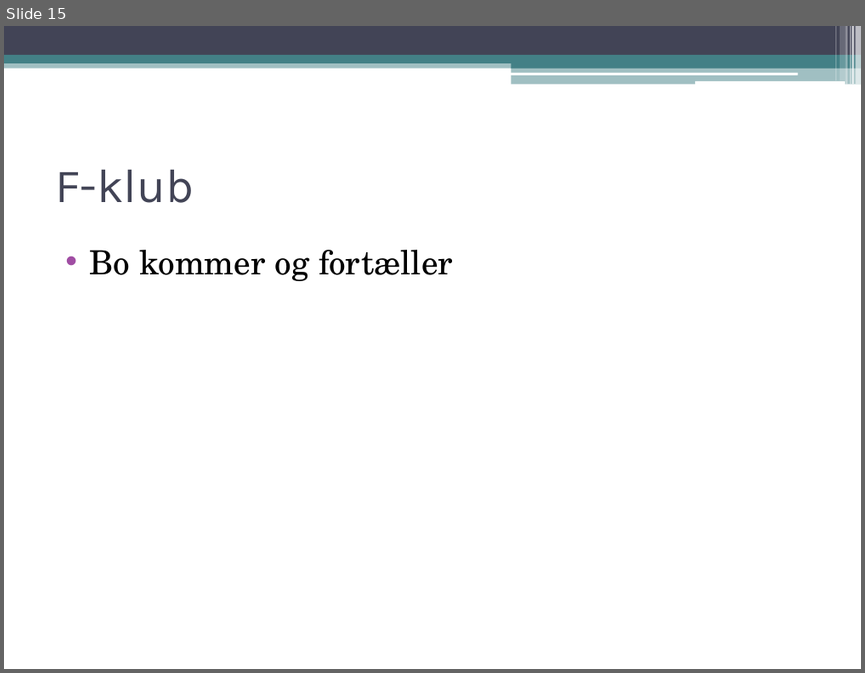
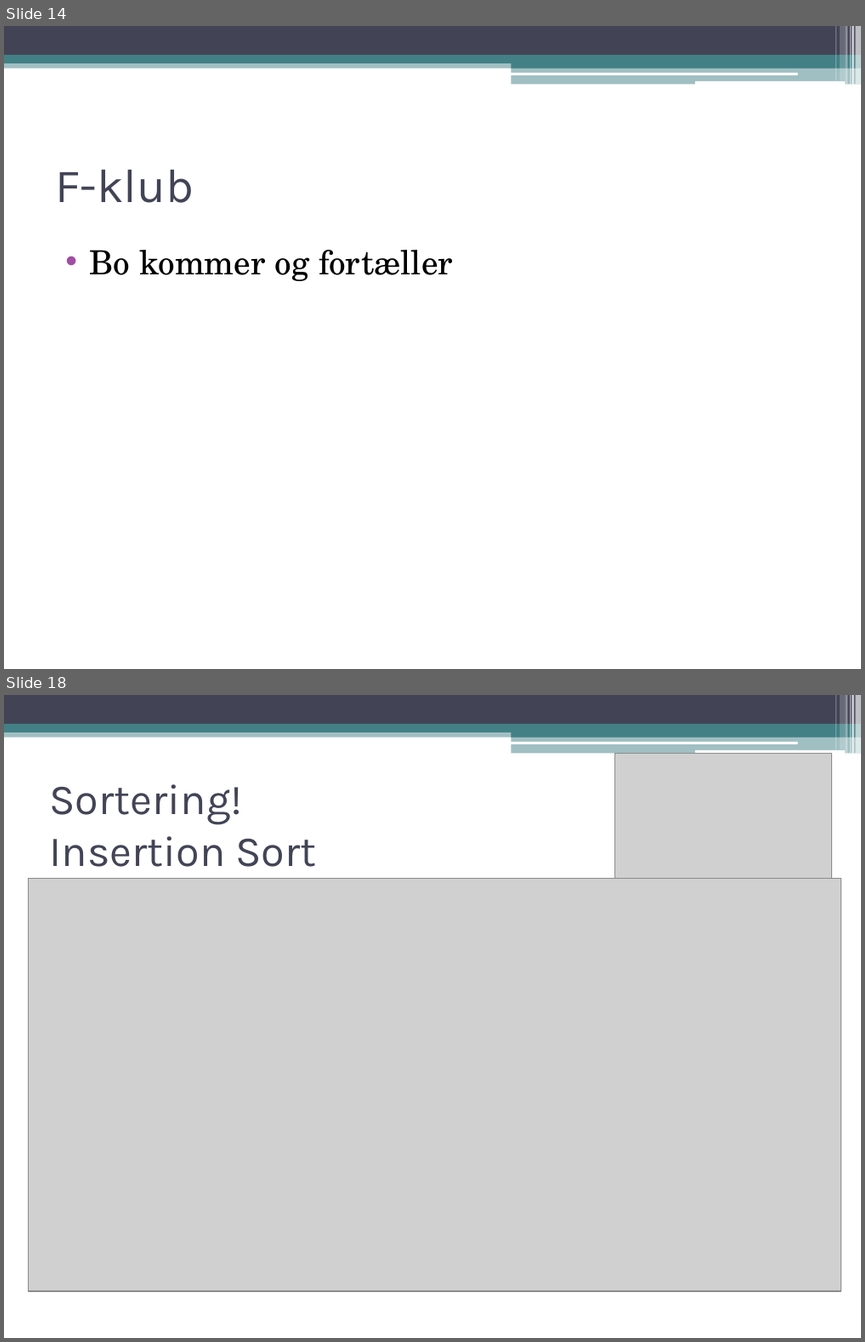
Before and after one commit to kimajakobsen/sw3-s305a, a slide deck: Dokumenter/Institus for Datalogi.pptx. Shown one above the other, each under a label of ours: slide 15 before the commit, slides 14 and 18 after it; the slides between them are not shown. The pictures are 865x673 and 865x1342 pixels, drawn with LibreOffice and Linux fonts; fonts in the diff are those of the drawing; grey boxes stand for pictures. Boxes give left, top, right and bottom in pixels: in the first picture for what was removed or moved away, otherwise in the second. Text is boxed around its words. In the diff, an @@ line names an element or a change of style, - is before the commit and + after.

```diff
--- a/Dokumenter/Institus for Datalogi.pptx
+++ b/Dokumenter/Institus for Datalogi.pptx
@@ slide 18 added at bbox=[4, 695, 861, 1338], background #FFFFFF; not listed: 13 template elements that a slide beside it also shows @@
@@ picture added at bbox=[615, 754, 832, 976] @@
@@ title added at bbox=[50, 784, 316, 867], 36 pt, text #424456 @@
+Sortering!
+Insertion Sort
@@ picture added at bbox=[28, 879, 841, 1292] @@
@@ what was slide 15 is now slide 14 @@
```
Also in this commit, not shown: 6 other slides added, 1 other file.
